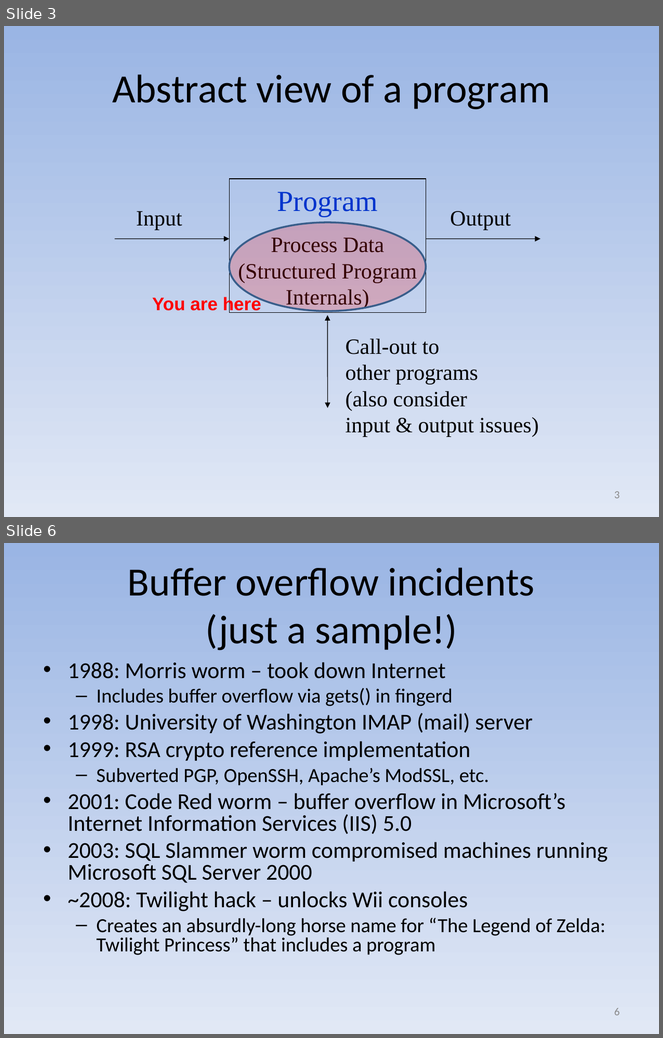
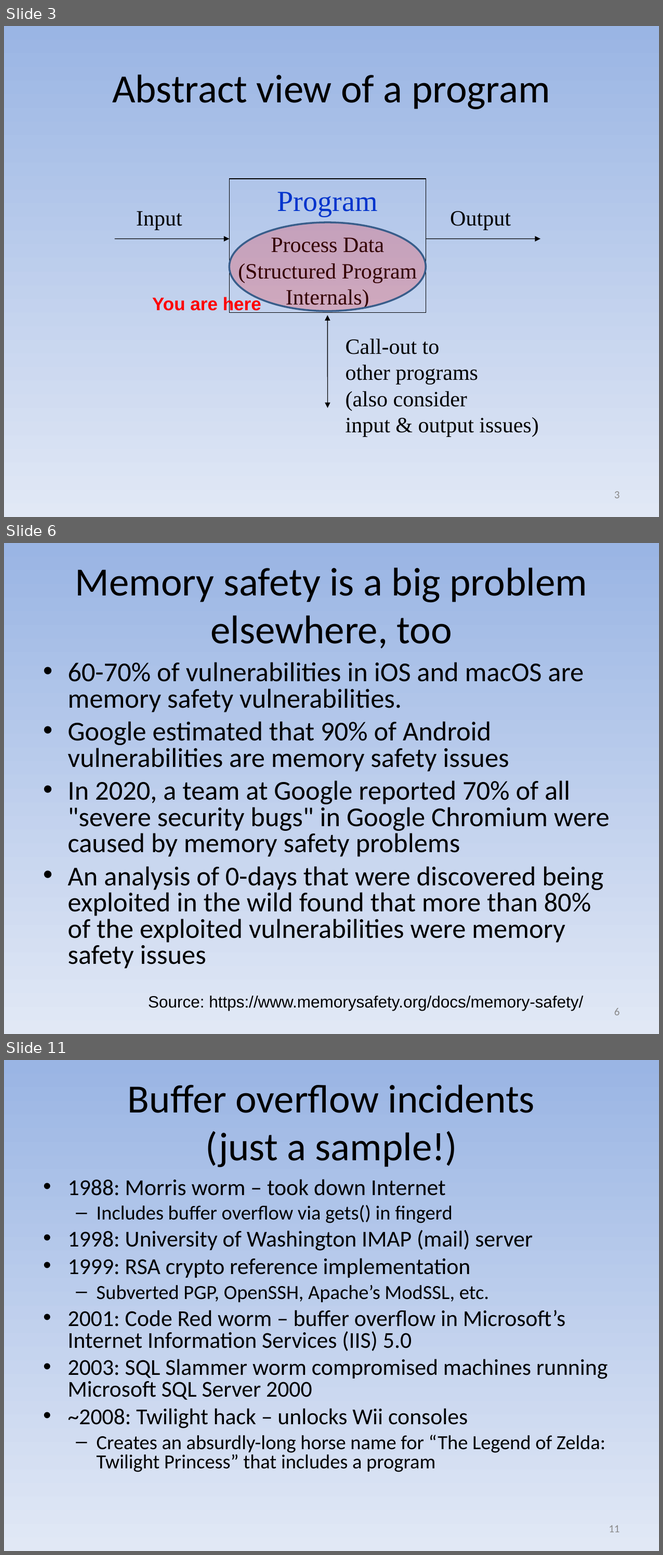
Before and after one commit to david-a-wheeler/david-a-wheeler.github.io, a slide deck: secure-class/presentations/Secure-Software-3-Buffer-Overflow.ppt. Shown one above the other, each under a label of ours: slides 3 and 6 before the commit, slides 3, 6 and 11 after it; the slides between them are not shown. The pictures are 663x1038 and 663x1555 pixels, drawn with LibreOffice and Linux fonts; fonts in the diff are those of the drawing. Boxes give left, top, right and bottom in pixels: in the first picture for what was removed or moved away, otherwise in the second. Text is boxed around its words. In the diff, an @@ line names an element or a change of style, - is before the commit and + after.

```diff
--- a/secure-class/presentations/Secure-Software-3-Buffer-Overflow.ppt
+++ b/secure-class/presentations/Secure-Software-3-Buffer-Overflow.ppt
@@ slide 6 added at box(4, 543, 659, 1034), background gradient #9AB5E4 to #E1E8F5 @@
@@ title added at box(75, 567, 587, 649), 44 pt, text #000000 @@
+Memory safety is a big problem elsewhere, too
@@ text added at box(68, 662, 610, 969), 30 pt, text #000000 @@
+• 60-70% of vulnerabilities in iOS and macOS are memory safety vulnerabilities.
+• Google estimated that 90% of Android vulnerabilities are memory safety issues
+• In 2020, a team at Google reported 70% of all "severe security bugs" in Google Chromium were caused by memory safety problems
+• An analysis of 0-days that were discovered being exploited in the wild found that more than 80% of the exploited vulnerabilities were memory safety issues
@@ text added at box(148, 996, 583, 1011), 18 pt, text #000000 @@
+Source: https://www.memorysafety.org/docs/memory-safety/
@@ page number added at box(614, 1008, 620, 1016), 12 pt, text #898989 @@
+6
@@ what was slide 6 is now slide 11 @@
@@ page number at box(609, 1525, 620, 1533): text changed @@
-6
+11
```
Also in this commit, not shown: 7 slides changed, 5 other slides added, 1 other file.
